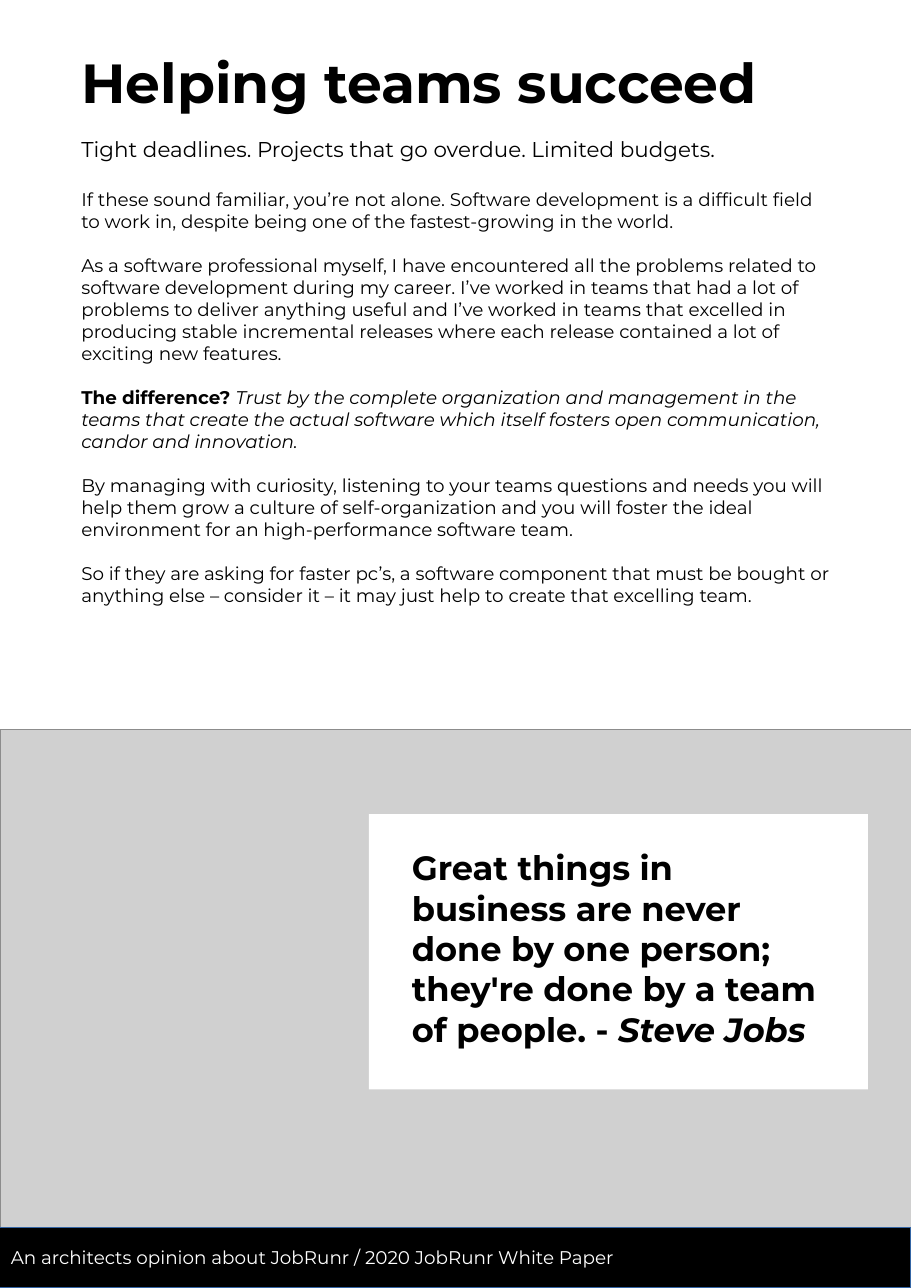
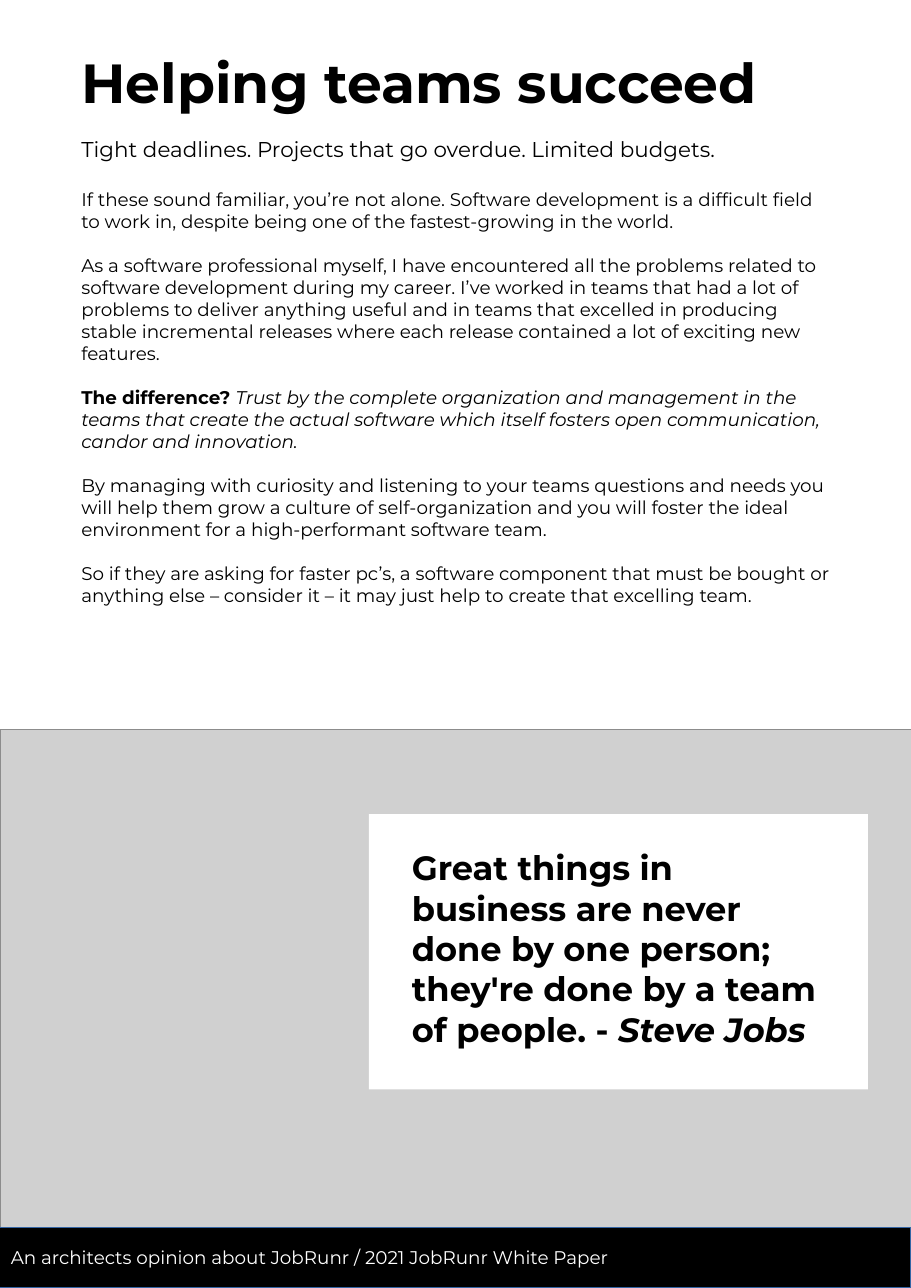
Before and after one commit to jobrunr/website, a slide deck: slide 3 of content/en/white-paper/whitepaper.odp. Drawn at 911x1288 pixels with LibreOffice and Linux fonts; fonts in the diff are those of the drawing; grey boxes stand for pictures. Boxes give left, top, right and bottom in pixels: in the first picture for what was removed or moved away, otherwise in the second. Text is boxed around its words. In the diff, an @@ line names an element or a change of style, - is before the commit and + after.

```diff
--- a/content/en/white-paper/whitepaper.odp
+++ b/content/en/white-paper/whitepaper.odp
@@ text at (81, 258, 817, 360): text changed @@
-As a software professional myself, I have encountered all the problems related to software development during my career. I’ve worked in teams that had a lot of problems to deliver anything useful and I’ve worked in teams that excelled in producing stable incremental releases where each release contained a lot of exciting new features.
+As a software professional myself, I have encountered all the problems related to software development during my career. I’ve worked in teams that had a lot of problems to deliver anything useful and in teams that excelled in producing stable incremental releases where each release contained a lot of exciting new features.
@@ text at (81, 478, 825, 540): text changed @@
-By managing with curiosity, listening to your teams questions and needs you will help them grow a culture of self-organization and you will foster the ideal environment for an high-performance software team.
+By managing with curiosity and listening to your teams questions and needs you will help them grow a culture of self-organization and you will foster the ideal environment for a high-performant software team.
@@ text in rectangle at (11, 1250, 608, 1268): text changed @@
-An architects opinion about JobRunr / 2020 JobRunr White Paper
+An architects opinion about JobRunr / 2021 JobRunr White Paper
```
Also in this commit, not shown: 5 other slides changed, 28 other files.
